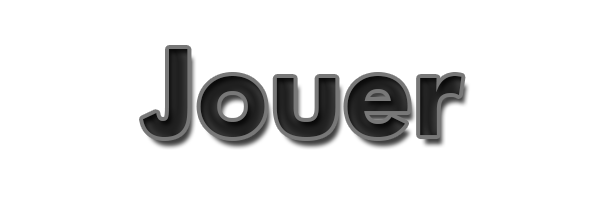
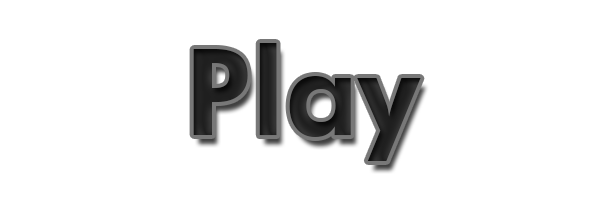
Layers edited between the first and the second 600x200 image:
renamed "Jouer" to "Play", painted on it over [143, 43, 462, 161]
